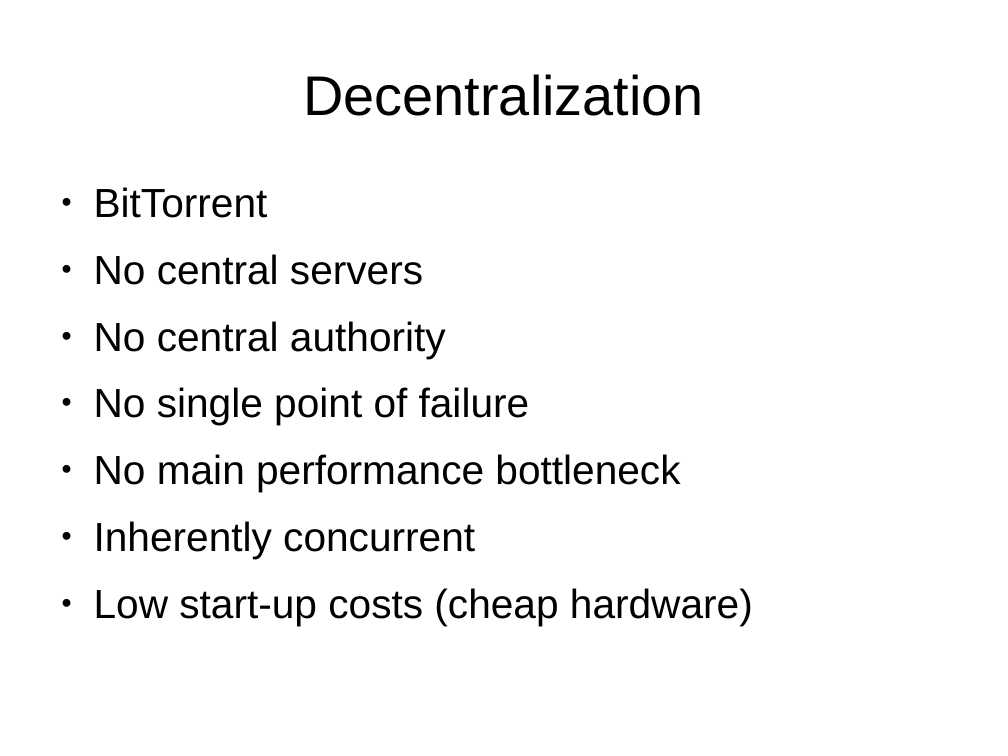
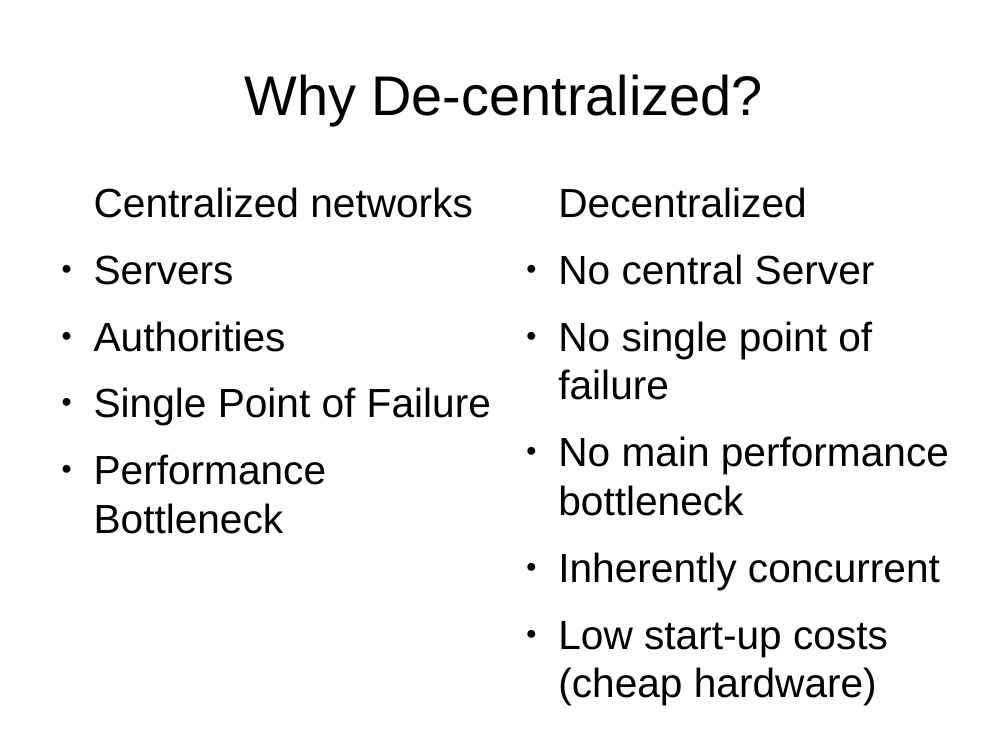
Before and after one commit to andrewazores/Capstone, a slide deck: slide 4 of documentation/problem_statement_presentation.odp (slide 3 before the commit). Drawn at 1008x756 pixels with LibreOffice and Linux fonts; fonts in the diff are those of the drawing. Boxes give left, top, right and bottom in pixels: in the first picture for what was removed or moved away, otherwise in the second. Text is boxed around its words. In the diff, an @@ line names an element or a change of style, - is before the commit and + after.

```diff
--- a/documentation/problem_statement_presentation.odp
+++ b/documentation/problem_statement_presentation.odp
@@ title at (x1=244, y1=74, x2=763, y2=125): text changed @@
-Decentralization
+Why De-centralized?
@@ text "Decentralized" moved from (x1=94, y1=187, x2=753, y2=625) to (x1=558, y1=187, x2=949, y2=705) @@
@@ text added at (x1=94, y1=187, x2=491, y2=534), 32 pt, text #000000 @@
+Centralized networks
+● Servers
+● Authorities
+● Single Point of Failure
+● Performance Bottleneck
@@ text at (x1=558, y1=187, x2=875, y2=285): text changed @@
-● BitTorrent
-● No central servers
-● No central authority
+Decentralized
+● No central Server
```
Also in this commit, not shown: 2 other slides changed, 4 slides added, 1 slide removed.
